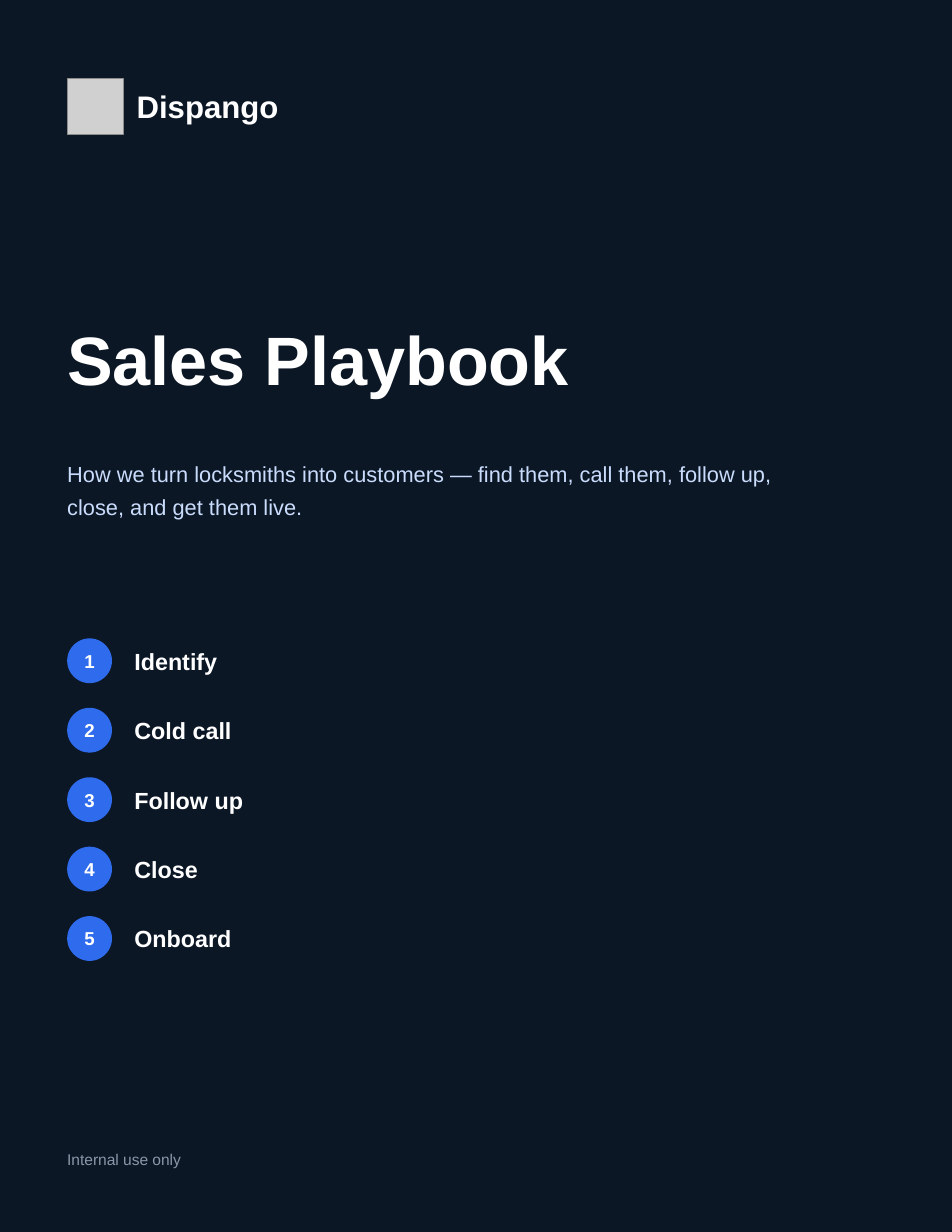
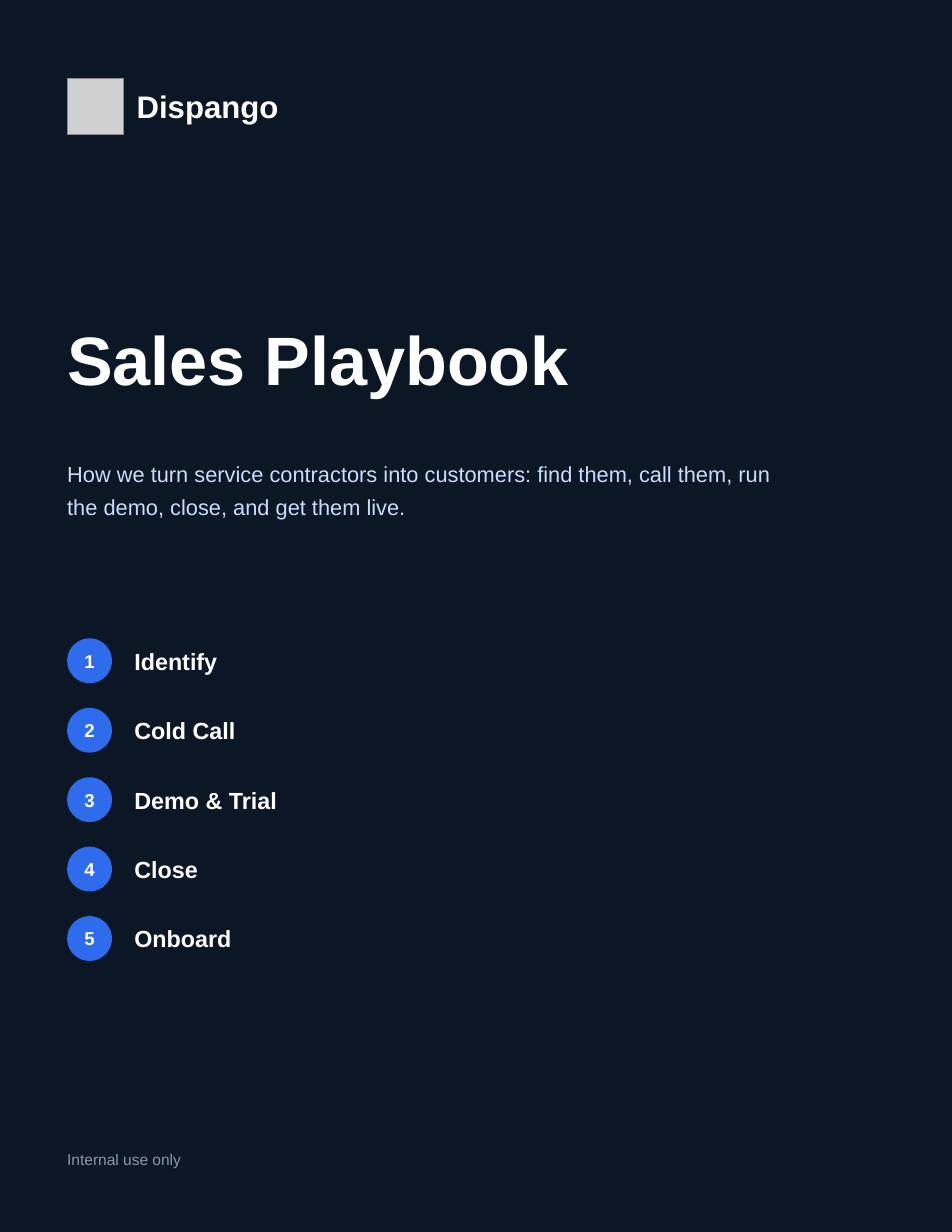
Before and after one commit to miguelangelsegura/mj-locksmith-webhook, a slide deck: slide 1 of sales/Dispango-sales-playbook.pptx. Drawn at 952x1232 pixels with LibreOffice and Linux fonts; fonts in the diff are those of the drawing; grey boxes stand for pictures. Boxes give left, top, right and bottom in pixels: in the first picture for what was removed or moved away, otherwise in the second. Text is boxed around its words. In the diff, an @@ line names an element or a change of style, - is before the commit and + after.

```diff
--- a/sales/Dispango-sales-playbook.pptx
+++ b/sales/Dispango-sales-playbook.pptx
@@ text at (x1=67, y1=466, x2=770, y2=520): text changed @@
-How we turn locksmiths into customers — find them, call them, follow up, close, and get them live.
+How we turn service contractors into customers: find them, call them, run the demo, close, and get them live.
@@ text at (x1=134, y1=722, x2=236, y2=740): text changed @@
-Cold call
+Cold Call
@@ text at (x1=134, y1=792, x2=277, y2=810): text changed @@
-Follow up
+Demo & Trial
```
Also in this commit, not shown: 7 other slides changed, 1 slide added.
